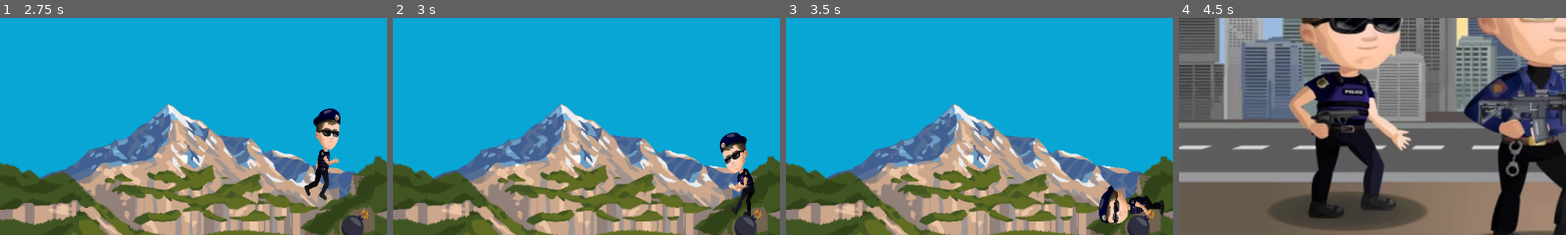
Above: before the commit, frames 1-4 (left to right).
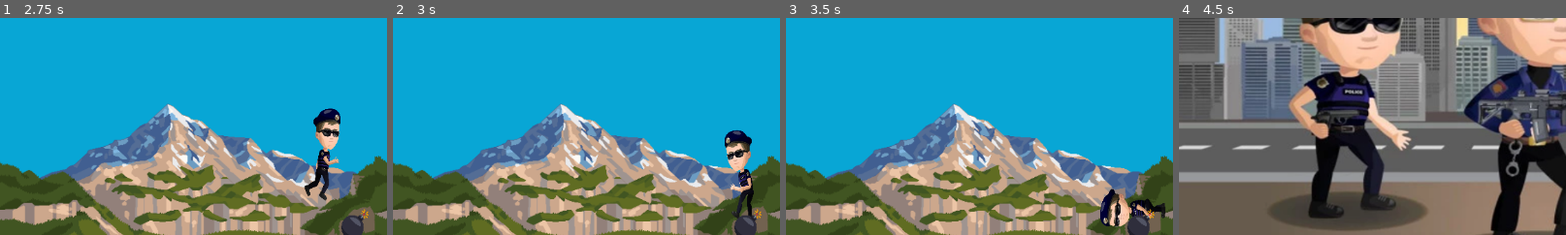
Above: after the commit, the same moments.

Repository: adrogotk/Juego
Game: Godot game, scene res://Menu/menu.tscn
Same seed, same stepped clock (60 frames per second), same inputs: the game is played once before the commit and once after it.
Inputs:
- Up to frame 1 (2.75 s): click "Start" at 0.5 s; hold Right (mover_derecha) from 1.28 s (still down); tap Space (saltar) at 1.52, 2.27 s
- Up to frame 2 (3 s): release Right (mover_derecha) at 2.78 s; hold Left (mover_izquierda) from 2.78 s (still down)
- Up to frame 3 (3.5 s): keep holding Left (mover_izquierda)
- Up to frame 4 (4.5 s): release Left (mover_izquierda) at 3.53 s; hold Right (mover_derecha) from 3.53 s (still down); tap Space (saltar) at 3.77 s
The pictures show only the part of the screen within x 3-52%, y 43-93%; the shares and areas given below are measured in that part.

Frame 1 is identical in both runs. In frame 2, 1.3% of the frame differs, in the area x 84-94%, y 51-93%; in frame 3, 1.2%; in frame 4, nothing differs.

Commit message:
fix contador

Diff:
--- a/Contador/contador.gd
+++ b/Contador/contador.gd
@@ -1,5 +1,8 @@
 extends Control
 
 
+func _ready():
+	call_deferred("actualizar", Global.contador)
+
 func actualizar(monedas:int):
 	$HBox/lbl_contador.text = str(monedas)
--- a/Menu/menu.gd
+++ b/Menu/menu.gd
@@ -4,9 +4,5 @@
 	get_tree().change_scene_to_file("res://environment/environment.tscn")
 
 
-func _on_btn_end_pressed():
+func _on_btn_exit_pressed() -> void:
 	get_tree().quit()
-
-
-func _on_btn_exit_pressed() -> void:
-	pass # Replace with function body.
--- a/Policia/policia.gd
+++ b/Policia/policia.gd
@@ -59,9 +59,9 @@
 	move_and_slide()
 
 func add_moneda():
+	Global.contador+=1
+	print(Global.contador)
 	get_tree().reload_current_scene()
-	Global.contador+=1
-	contador.actualizar(Global.contador)
 
 
 func morir():
--- a/Terrorista/terrorista.tscn
+++ b/Terrorista/terrorista.tscn
@@ -23,7 +23,6 @@
 [ext_resource type="Texture2D" uid="uid://bn0ii83r00ua0" path="res://Terrorista/png/1/run/1_terrorist_1_Run_003.png" id="20_7tp2i"]
 [ext_resource type="Texture2D" uid="uid://cj5osfeecmwtn" path="res://Terrorista/png/1/run/1_terrorist_1_Run_004.png" id="21_0gfle"]
 [ext_resource type="Texture2D" uid="uid://b2vqi8uiekyr" path="res://Terrorista/png/1/run/1_terrorist_1_Run_005.png" id="22_v5qvu"]
-[ext_resource type="Script" path="res://Terrorista/detector_izquierdo.gd" id="24_o6o24"]
 
 [sub_resource type="SpriteFrames" id="SpriteFrames_mpnrw"]
 animations = [{
@@ -141,7 +140,6 @@
 position = Vector2(-33, -118)
 scale = Vector2(2.09355, 0.964683)
 target_position = Vector2(-254.591, -2.07322)
-script = ExtResource("24_o6o24")
 
 [node name="detector_derecho" type="RayCast2D" parent="."]
 position = Vector2(14, -119)
--- a/bomba/bomba.tscn
+++ b/bomba/bomba.tscn
@@ -4,7 +4,7 @@
 [ext_resource type="Script" path="res://bomba/bomba.gd" id="1_j4agk"]
 
 [sub_resource type="CircleShape2D" id="CircleShape2D_fxb8e"]
-radius = 1.60127
+radius = 1.11052
 
 [node name="bomba" type="Area2D"]
 position = Vector2(-3, 106)
Not shown: 1 places in Terrorista/terrorista.tscn that only renumber resources
